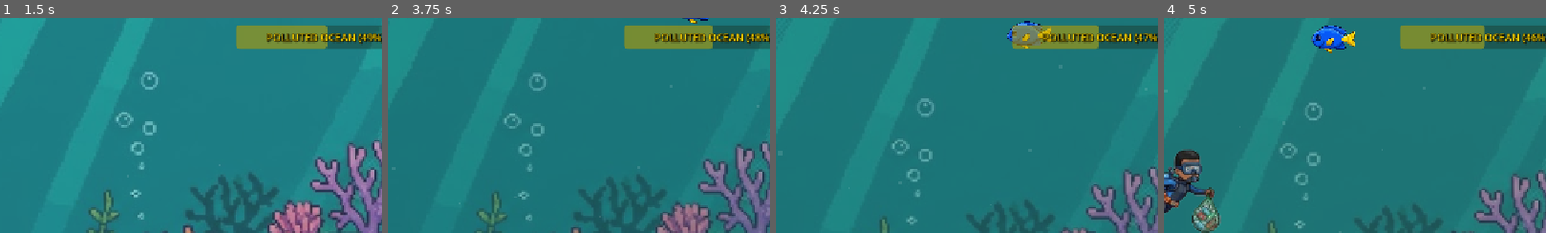
Above: before the commit, frames 1-4 (left to right).
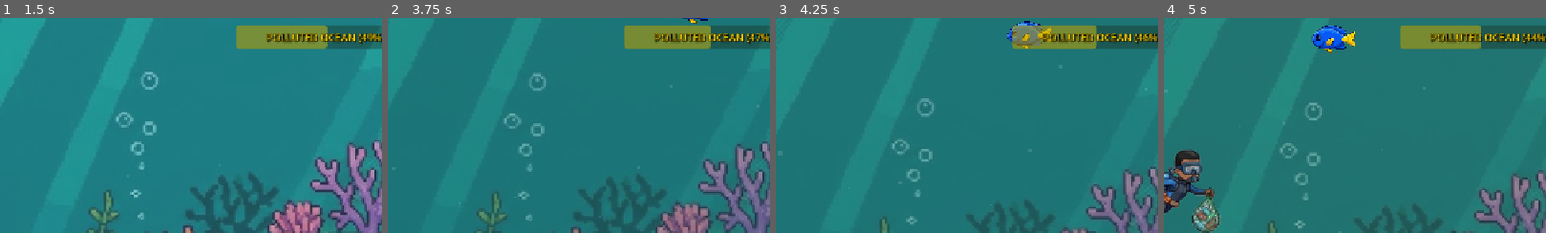
Above: after the commit, the same moments.

Repository: SHUHUI22/Ocean-Guardian
Game: Godot game, scene res://scenes/main_menu.tscn
Two runs of this game, one before a commit and one after it. Both use one fixed random seed, a clock stepped at 60 frames per second and the inputs below.
Inputs (mouse positions are % of the whole screen's width and height, from its top left):
- Up to frame 1 (1.5 s): tap Enter at 0.5 s; move the mouse to (72, 45) at 0.52 s; hold D (move_right) 0.53-1.25 s; click (72, 45) at 0.67 s; click "Start Dive" at 1.25 s
- Up to frame 2 (3.75 s): click "⏸" at 2 s; click "Restart" at 2.75 s; drag from (11, 80) to (88, 7) at 3.52 s
- Up to frame 3 (4.25 s): no input
- Up to frame 4 (5 s): move the mouse to (60, 28) at 4.27 s; hold D (move_right) from 4.28 s (still down)
The pictures show only the part of the screen within x 44-94%, y 9-59%; the shares and areas given below are measured in that part.

Frame 1 is identical in both runs. In frame 2, 0.1% of the frame differs, in the area x 84-98%, y 3-15%; in frame 3, 0.1%; in frame 4, 0.2%, in the area x 82-98%, y 3-15%.

Commit message:
Fix empty net entanglement corruption by escaping fish and ensure dead fish use injured texture

Diff:
--- a/scripts/level.gd
+++ b/scripts/level.gd
@@ -252,6 +252,11 @@
 							if "is_injured" in fish_instance:
 								fish_instance.set("is_injured", true)
 							spawned_items_container.add_child(fish_instance)
+							# Explicitly link them immediately to bypass delayed collision detection
+							if fish_instance.has_method("get_trapped"):
+								var success = fish_instance.get_trapped(instance)
+								if success:
+									instance.trapped_fish = fish_instance
 
 func _process(delta: float) -> void:
 	# Passive health drain based on active pollution on screen and track dive time
@@ -460,6 +465,11 @@
 								if "is_drifting" in fish_instance:
 									fish_instance.set("is_drifting", false)
 							spawned_items_container.add_child(fish_instance)
+							# Explicitly link them immediately to bypass delayed collision detection
+							if fish_instance.has_method("get_trapped"):
+								var success = fish_instance.get_trapped(instance)
+								if success:
+									instance.trapped_fish = fish_instance
 
 func trigger_pollution_surge() -> void:
 	is_pollution_surge = true
--- a/scripts/moving_fish.gd
+++ b/scripts/moving_fish.gd
@@ -137,9 +137,9 @@
 				has_entered_screen = false
 
 # Called by the net when it traps the fish
-func get_trapped(net: Node2D) -> void:
-	if is_escaping or is_moving_right or is_perishing:
-		return
+func get_trapped(net: Node2D) -> bool:
+	if is_escaping or is_moving_right or is_perishing or is_trapped:
+		return false
 	is_trapped = true
 	net_ref = net
 
@@ -152,6 +152,7 @@
 		$Sprite2D.flip_h = true
 	else:
 		$Sprite2D.flip_h = false # Reset orientation in net
+	return true
 
 # Called when the player rescues the fish by touching the net
 func free_from_net() -> void:
@@ -178,7 +179,6 @@
 func perish() -> void:
 	is_perishing = true
 	rotation = PI
-	if is_injured:
-		$Sprite2D.texture = load("res://assets/injured_fish.png")
+	$Sprite2D.texture = load("res://assets/injured_fish.png")
 	# Modulate the sprite grey
 	$Sprite2D.modulate = Color(0.35, 0.35, 0.35, 1.0)
--- a/scripts/rescue_net.gd
+++ b/scripts/rescue_net.gd
@@ -141,9 +141,10 @@
 		return
 	# Trap fish if we don't have one trapped yet and it is a fish
 	if trapped_fish == null and area.is_in_group("fish"):
-		trapped_fish = area
 		if area.has_method("get_trapped"):
-			area.get_trapped(self)
+			var success = area.get_trapped(self)
+			if success:
+				trapped_fish = area
 
 func _on_body_entered(body: Node2D) -> void:
 	# If the player touches the net, check if we have a trapped fish to rescue
